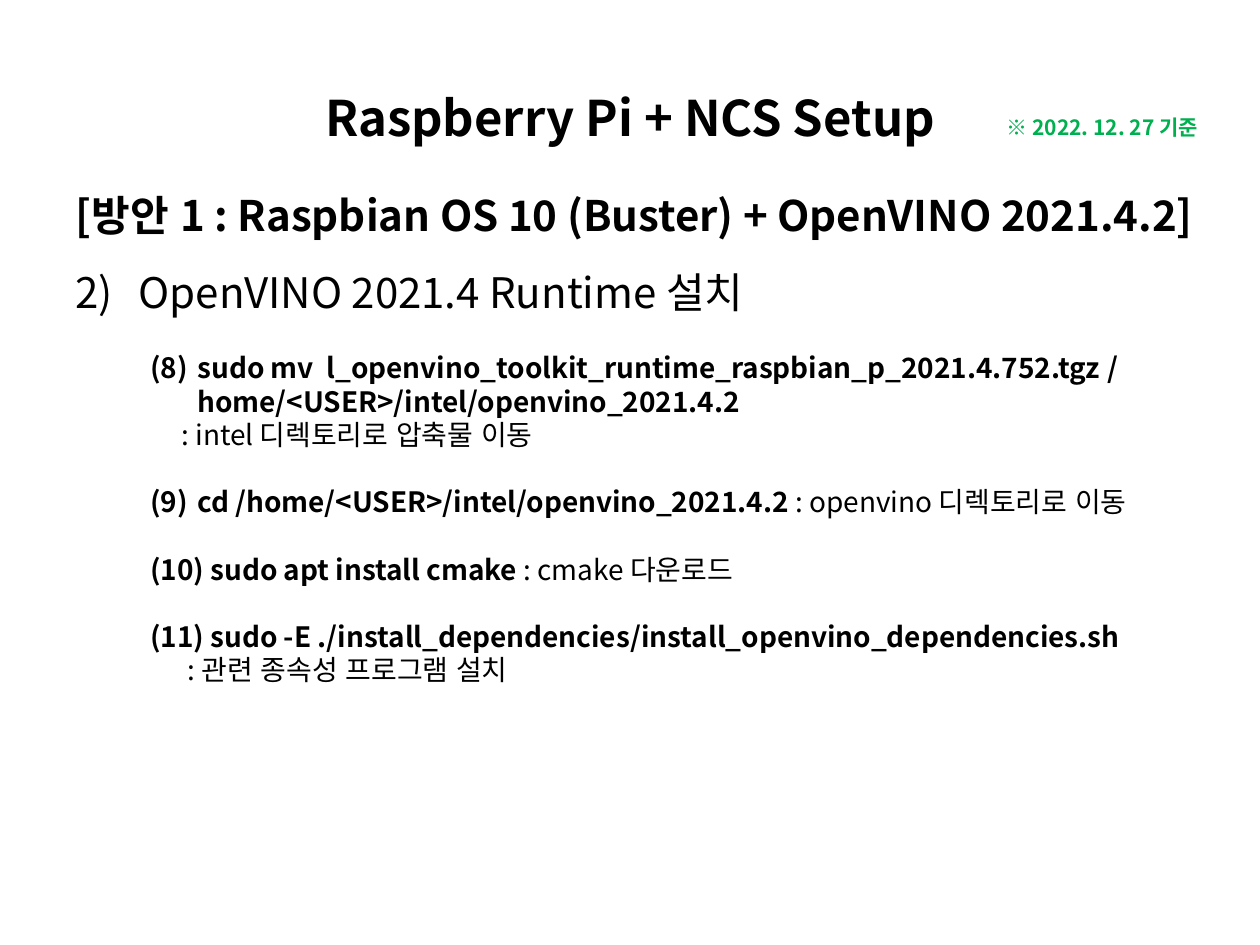
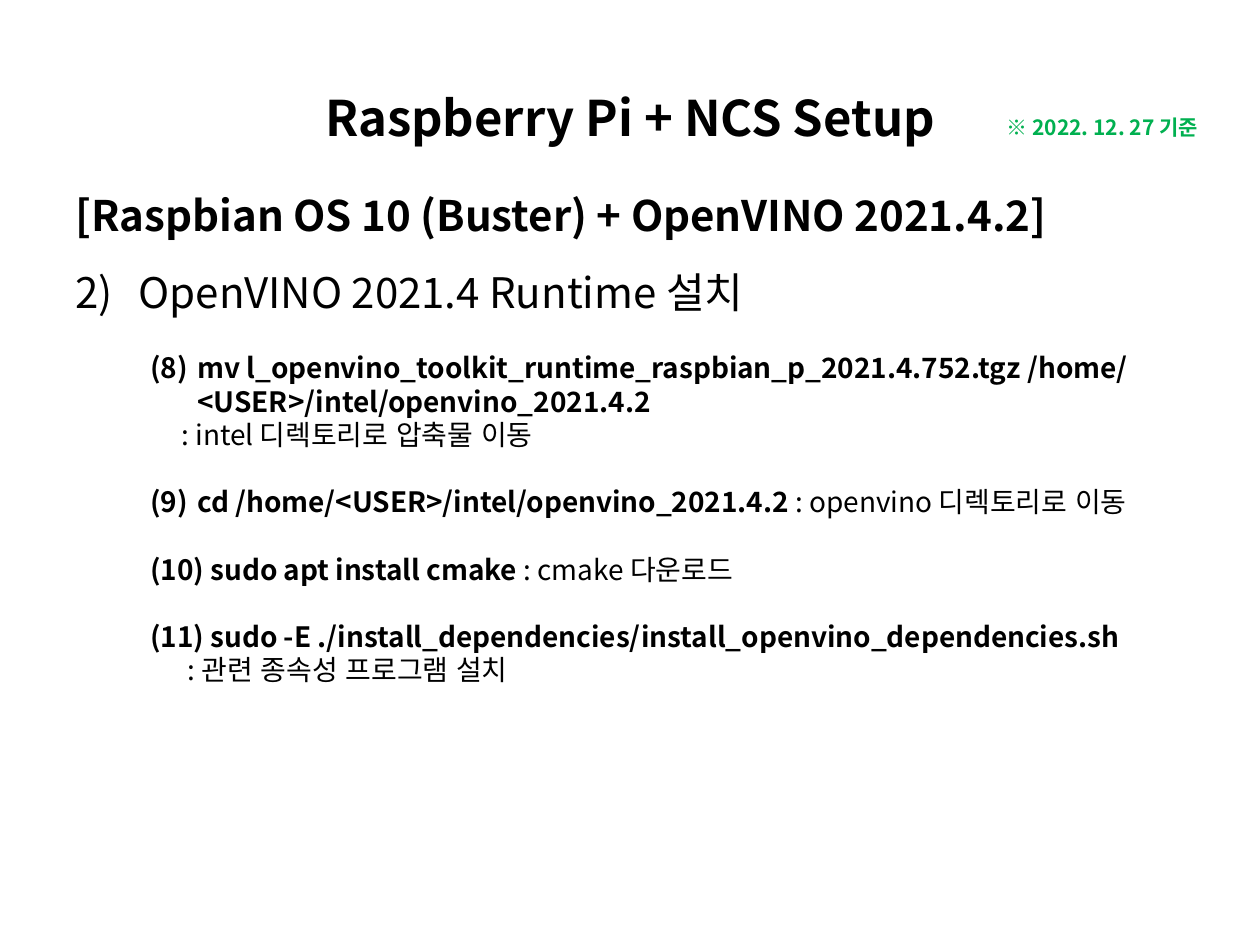
Before and after one commit to luwis93choi/Lecture-Materials-, a slide deck: slide 8 of Raspberry Pi + NCS Setup.pptx (slide 9 before the commit). Drawn at 1260x945 pixels with LibreOffice and Linux fonts; fonts in the diff are those of the drawing. Boxes give left, top, right and bottom in pixels: in the first picture for what was removed or moved away, otherwise in the second. Text is boxed around its words. In the diff, an @@ line names an element or a change of style, - is before the commit and + after.

```diff
--- a/Raspberry Pi + NCS Setup.pptx
+++ b/Raspberry Pi + NCS Setup.pptx
@@ text at (76,196,1046,240): text changed @@
-[방안 1 : Raspbian OS 10 (Buster) + OpenVINO 2021.4.2]
+[Raspbian OS 10 (Buster) + OpenVINO 2021.4.2]
@@ text at (197,355,1127,418): text changed @@
-(8) sudo mv l_openvino_toolkit_runtime_raspbian_p_2021.4.752.tgz /home/<USER>/intel/openvino_2021.4.2
+(8) mv l_openvino_toolkit_runtime_raspbian_p_2021.4.752.tgz /home/<USER>/intel/openvino_2021.4.2
```
Also in this commit, not shown: 9 other slides changed, 2 slides removed.
